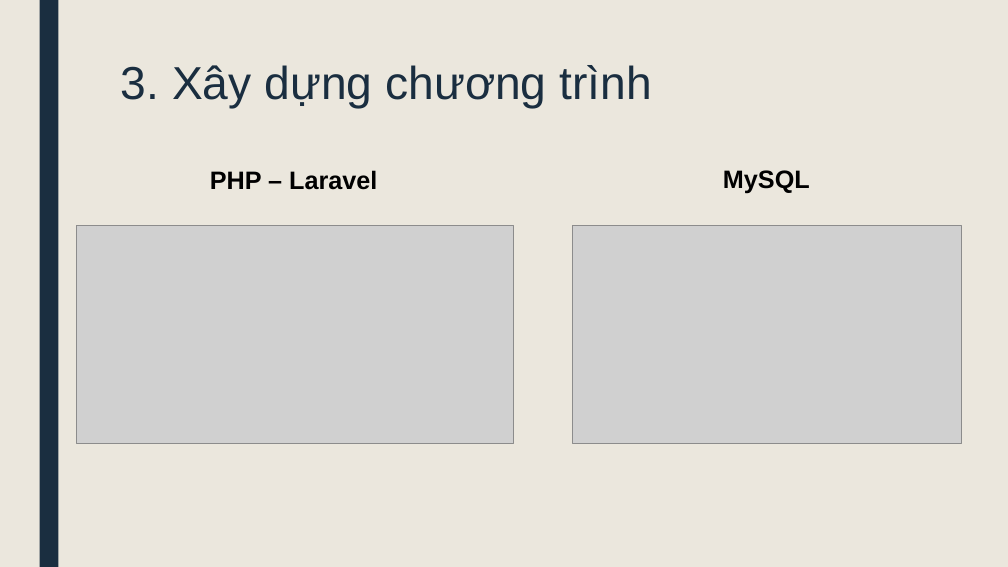
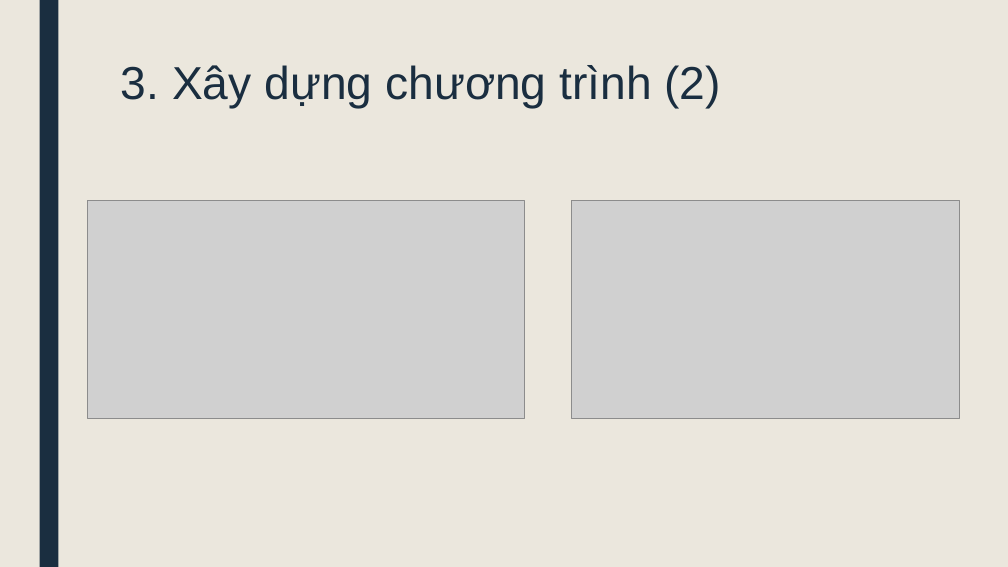
Before and after one commit to khuyen123/DoAnTotNghiep, a slide deck: slide 9 of Word/PhamKhuyen_Slide.pptx. Drawn at 1008x567 pixels with LibreOffice and Linux fonts; fonts in the diff are those of the drawing; grey boxes stand for pictures. Boxes give left, top, right and bottom in pixels: in the first picture for what was removed or moved away, otherwise in the second. Text is boxed around its words. In the diff, an @@ line names an element or a change of style, - is before the commit and + after.

```diff
--- a/Word/PhamKhuyen_Slide.pptx
+++ b/Word/PhamKhuyen_Slide.pptx
@@ title at [121,65,721,109]: text changed @@
-3. Xây dựng chương trình
+3. Xây dựng chương trình (2)
@@ text removed at [210,170,377,190] @@
-PHP – Laravel
@@ text removed at [723,170,810,194] @@
-MySQL
@@ picture: place and size @@
-picture at [76,225,513,444]
+picture at [87,200,524,419]
@@ picture: place and size @@
-picture at [572,225,961,444]
+picture at [571,200,960,419]
```
Also in this commit, not shown: 7 other slides changed, 2 slides added, 2 slides removed, 20 other files.
